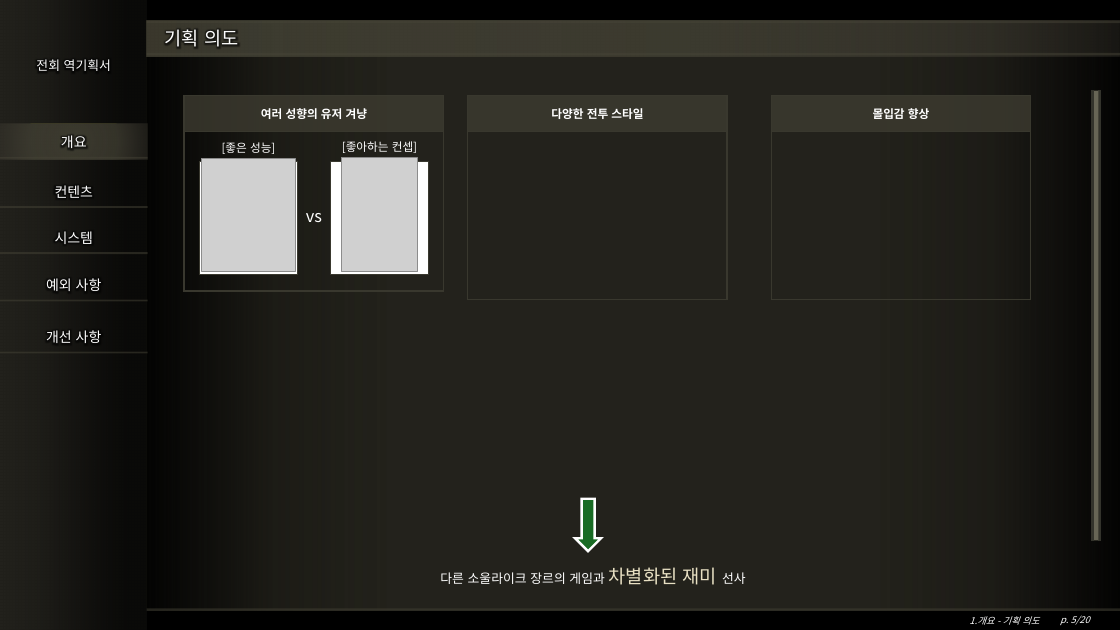
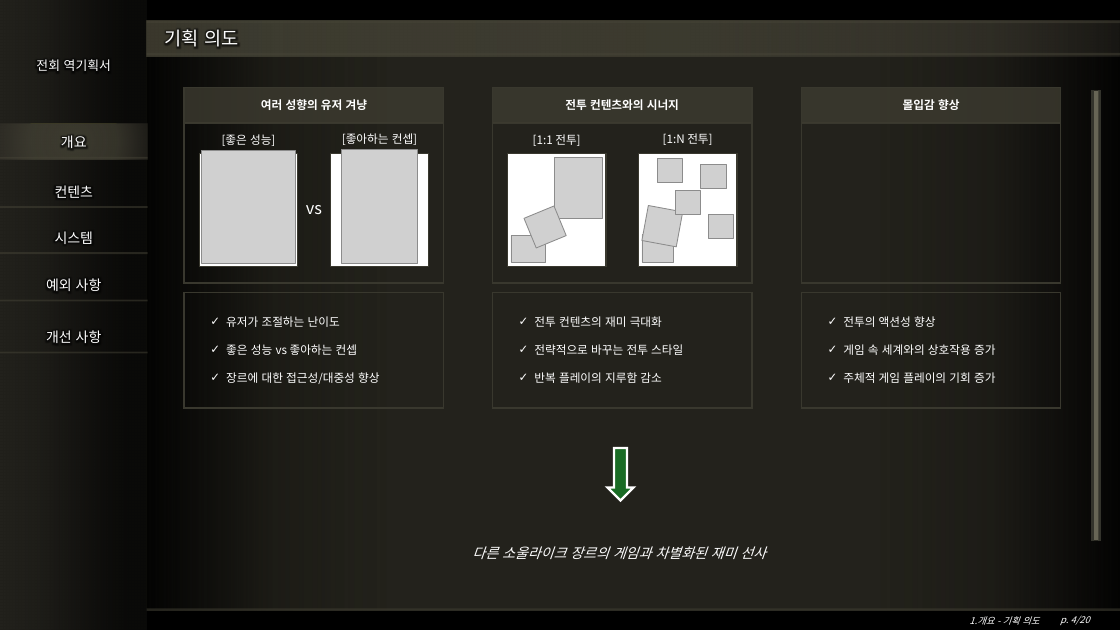
Before and after one commit to hjs0913/GameDesign, a slide deck: slide 4 of 엘든링 역기획서/엘든링_전회_역기획서.pptx (slide 5 before the commit). Drawn at 1120x630 pixels with LibreOffice and Linux fonts; fonts in the diff are those of the drawing; grey boxes stand for pictures; background and template pictures are left out. Boxes give left, top, right and bottom in pixels: in the first picture for what was removed or moved away, otherwise in the second. Text is boxed around its words. In the diff, an @@ line names an element or a change of style, - is before the commit and + after.

```diff
--- a/엘든링 역기획서/엘든링_전회_역기획서.pptx
+++ b/엘든링 역기획서/엘든링_전회_역기획서.pptx
@@ 4 texts, 3 rectangles, 2 pictures: place and size @@
-4 texts, 3 rectangles, 2 pictures at <box>184,96,444,275</box>
+4 texts, 3 rectangles, 2 pictures at <box>184,87,444,266</box>
@@ rectangle: place and size @@
-rectangle at <box>468,96,728,132</box>
+rectangle at <box>492,87,752,124</box>
@@ rectangle: place and size @@
-rectangle at <box>771,96,1031,132</box>
+rectangle at <box>802,87,1061,124</box>
@@ text at <box>565,99,679,110</box>: text changed @@
-다양한 전투 스타일
+전투 컨텐츠와의 시너지
@@ text "몰입감 향상": place and size @@
-text "몰입감 향상" at <box>873,108,929,119</box>
+text "몰입감 향상" at <box>903,99,959,110</box>
@@ rectangle: place and size @@
-rectangle at <box>184,131,444,291</box>
+rectangle at <box>184,124,444,283</box>
@@ rectangle: place and size @@
-rectangle at <box>468,131,728,299</box>
+rectangle at <box>492,124,752,283</box>
@@ rectangle: place and size @@
-rectangle at <box>771,131,1031,299</box>
+rectangle at <box>802,124,1061,283</box>
@@ group added at <box>492,133,752,408</box>: 9 pictures, 3 rectangles, 3 texts @@
+✓ 전투 컨텐츠의 재미 극대화
+✓ 전략적으로 바꾸는 전투 스타일
+✓ 반복 플레이의 지루함 감소
+[1:1 전투]
+[1:N 전투]
@@ rectangle added at <box>184,292,444,408</box>, outline #39382E 1.25 pt @@
@@ rectangle added at <box>802,292,1061,408</box>, outline #39382E 1.25 pt @@
@@ text added at <box>226,316,379,384</box>, 10 pt, text #FFFFFF @@
+✓ 유저가 조절하는 난이도
+✓ 좋은 성능 vs 좋아하는 컨셉
+✓ 장르에 대한 접근성/대중성 향상
@@ text added at <box>843,316,995,383</box>, 10 pt, text #FFFFFF @@
+✓ 전투의 액션성 향상
+✓ 게임 속 세계와의 상호작용 증가
+✓ 주체적 게임 플레이의 기회 증가
@@ right arrow: place and size @@
-right arrow at <box>576,499,602,552</box>
+right arrow at <box>607,448,634,501</box>
@@ text "다른 소울라이크 장르의 게임과 차별화된 ...": place and size @@
-text "다른 소울라이크 장르의 게임과 차별화된 ..." at <box>440,567,746,585</box>
+text "다른 소울라이크 장르의 게임과 차별화된 ..." at <box>472,546,766,559</box>
@@ text "다른 소울라이크 장르의 게임과 차별화된 ..." at <box>472,546,766,559</box>: size 11 to 12 pt in "다른 소울라이크 장르의 게임과 선사"; size 16 to 12 pt, text colour gradient #F2EDDE to #E8E0C3 to #E6D9B4 to #D1B973 to #FFFFFF in "차별화된 재미"; italic on @@
@@ page number at <box>1060,615,1090,625</box>: text changed @@
-p. 5/20
+p. 4/20
```
Also in this commit, not shown: 1 other slide changed, 1 slide removed.
